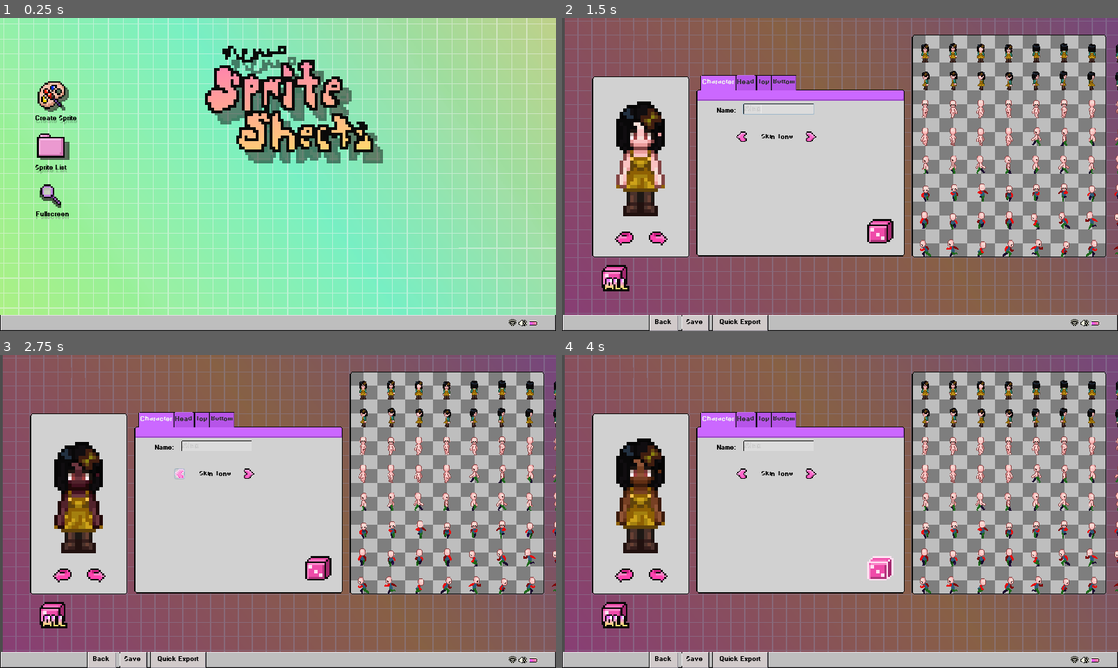
Above: before the commit, frames 1-4 (two rows, left to right).
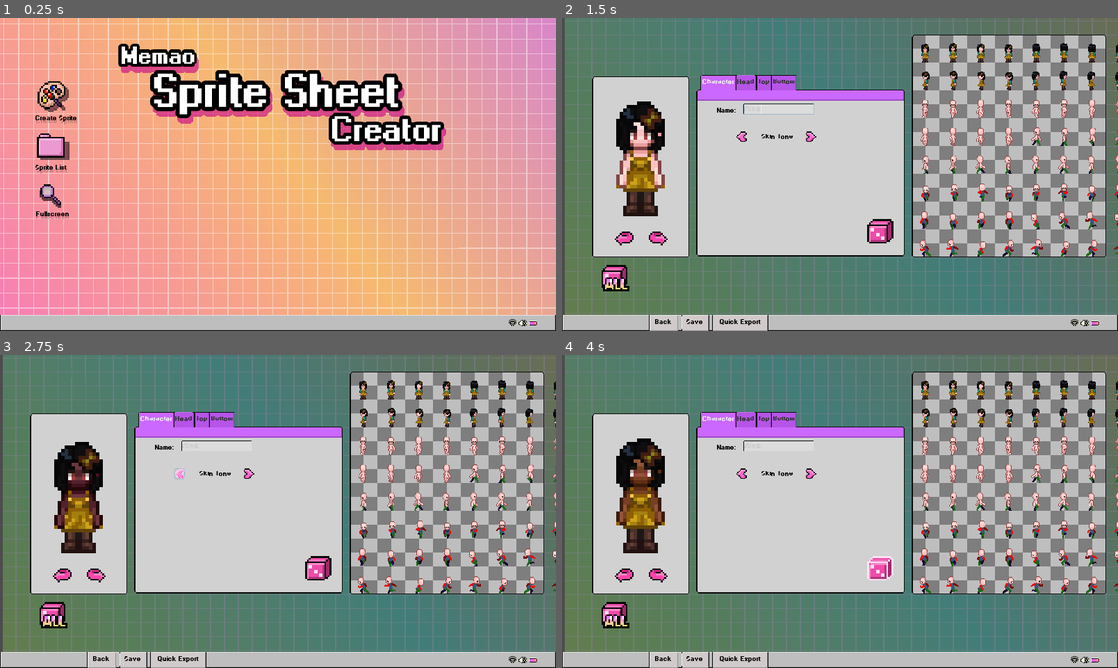
Above: after the commit, the same moments.

Repository: Sleeping-Robot-Games/Sprite-Generator
Game: Godot game, scene res://Scenes/Menu.tscn
Same seed, same stepped clock (60 frames per second), same inputs: the game is played once before the commit and once after it.
Inputs (mouse positions are in pixels of both pictures, inside the frame that each line leads up to):
- Up to frame 1 (0.25 s): no input
- Up to frame 2 (1.5 s): click (612, 96) at 0.5 s; click (778, 108) at 1.27 s; type "Alex" at 1.35 s
- Up to frame 3 (2.75 s): click (177, 473) at 2 s
- Up to frame 4 (4 s): click (812, 473) at 2.75 s; click (878, 567) at 3.5 s

The runs differ from the first frame. In frame 1, 93% of the frame differs, in the area x 0-100%, y 0-95%; in frame 2, 38%; in frame 3, 38%; in frame 4, 38%.

Commit message:
add new title

Diff:
--- a/Scenes/Main.tscn
+++ b/Scenes/Main.tscn
@@ -5,7 +5,7 @@
 [ext_resource path="res://Assets/Ui/folderhover.png" type="Texture" id=3]
 [ext_resource path="res://Assets/Ui/folder.png" type="Texture" id=4]
 [ext_resource path="res://Assets/Ui/folderpressed.png" type="Texture" id=5]
-[ext_resource path="res://Assets/Ui/Bg_002.png" type="Texture" id=6]
+[ext_resource path="res://Assets/Ui/Bg_001.png" type="Texture" id=6]
 [ext_resource path="res://Assets/Ui/battery.png" type="Texture" id=7]
 [ext_resource path="res://Assets/Ui/taskbar.png" type="Texture" id=8]
 [ext_resource path="res://Assets/Ui/magnifying.png" type="Texture" id=9]
@@ -15,7 +15,7 @@
 [ext_resource path="res://Assets/Ui/palette.png" type="Texture" id=13]
 [ext_resource path="res://Assets/Ui/wifi.png" type="Texture" id=14]
 [ext_resource path="res://Assets/Ui/palettepressed.png" type="Texture" id=15]
-[ext_resource path="res://Assets/Ui/logotemp.png" type="Texture" id=16]
+[ext_resource path="res://Assets/Ui/title.png" type="Texture" id=16]
 [ext_resource path="res://Assets/Ui/font.tres" type="DynamicFont" id=17]
 
 [sub_resource type="StyleBoxTexture" id=9]
@@ -53,15 +53,8 @@
 scale = Vector2( 1.6125, 1.6125 )
 texture = ExtResource( 6 )
 
-[node name="Logoshadow" type="Sprite" parent="."]
-modulate = Color( 0.168627, 0.0666667, 0.129412, 0.478431 )
-position = Vector2( 506, 154 )
-scale = Vector2( 4.8375, 4.8375 )
-texture = ExtResource( 16 )
-
-[node name="Logotemp" type="Sprite" parent="."]
+[node name="Title" type="Sprite" parent="."]
 position = Vector2( 490, 135 )
-scale = Vector2( 4.8375, 4.8375 )
 texture = ExtResource( 16 )
 
 [node name="Createshadow" type="Sprite" parent="."]
--- a/Scenes/SpriteCreate.tscn
+++ b/Scenes/SpriteCreate.tscn
@@ -6,7 +6,7 @@
 [ext_resource path="res://Assets/DressUp/Male.png" type="Texture" id=4]
 [ext_resource path="res://Scenes/PlayerSprites.tscn" type="PackedScene" id=5]
 [ext_resource path="res://Assets/Ui/uitheme.tres" type="Theme" id=6]
-[ext_resource path="res://Assets/Ui/Bg_001.png" type="Texture" id=7]
+[ext_resource path="res://Assets/Ui/Bg_002.png" type="Texture" id=7]
 [ext_resource path="res://Assets/Ui/sound.png" type="Texture" id=8]
 [ext_resource path="res://Assets/Ui/dicepressed.png" type="Texture" id=9]
 [ext_resource path="res://Assets/Ui/dicenormal.png" type="Texture" id=10]
Binary file added: Assets/Ui/title.png
Not shown, added: Assets/Ui/title.png.import
